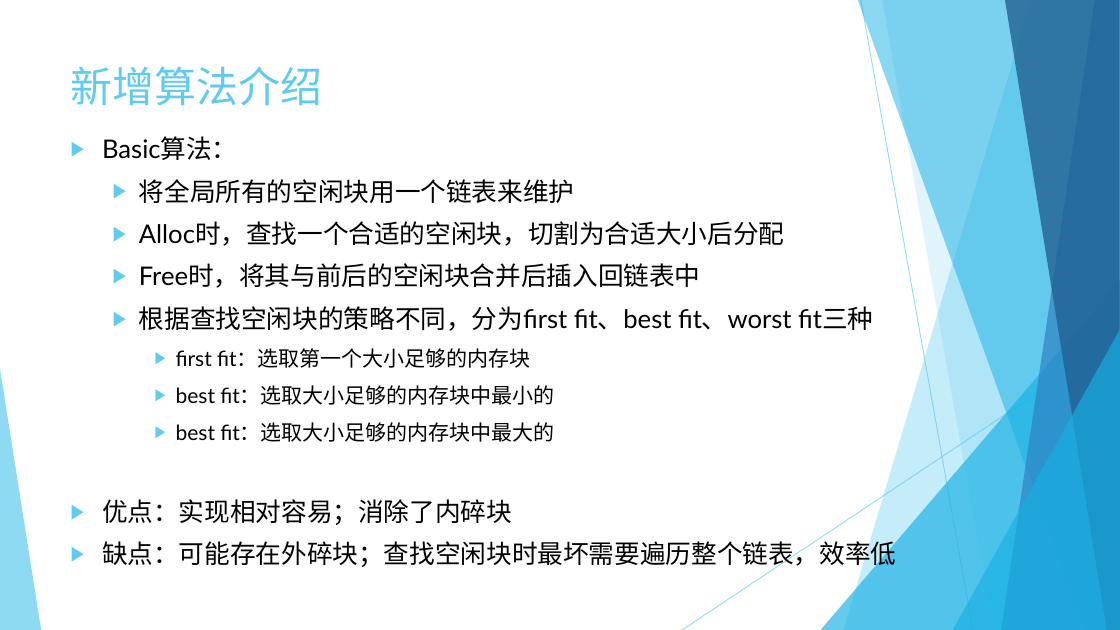
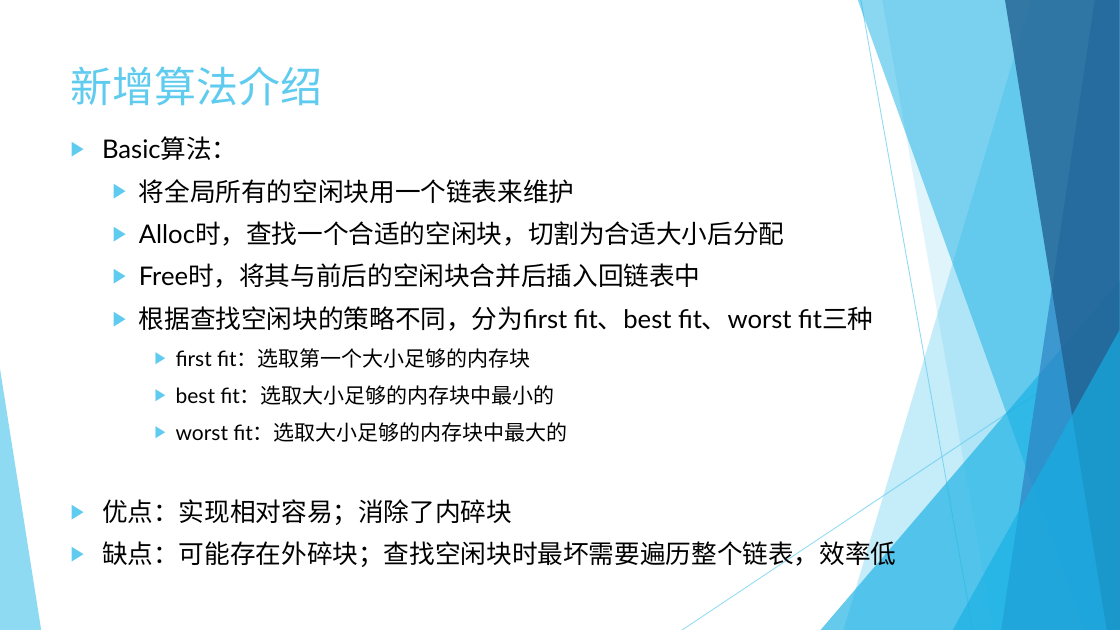
Before and after one commit to rcore-os/mem_malloc_subsystem, a slide deck: slide 6 of slides/final_report.pptx. Drawn at 1120x630 pixels with LibreOffice and Linux fonts; fonts in the diff are those of the drawing. Boxes give left, top, right and bottom in pixels: in the first picture for what was removed or moved away, otherwise in the second. Text is boxed around its words. In the diff, an @@ line names an element or a change of style, - is before the commit and + after.

Commit message:
update ppt

```diff
--- a/slides/final_report.pptx
+++ b/slides/final_report.pptx
@@ text at [176, 422, 568, 442]: text changed @@
-    ▶ best fit：选取大小足够的内存块中最大的
+    ▶ worst fit：选取大小足够的内存块中最大的
```
Also in this commit, not shown: 2 other slides changed, 1 other file.
